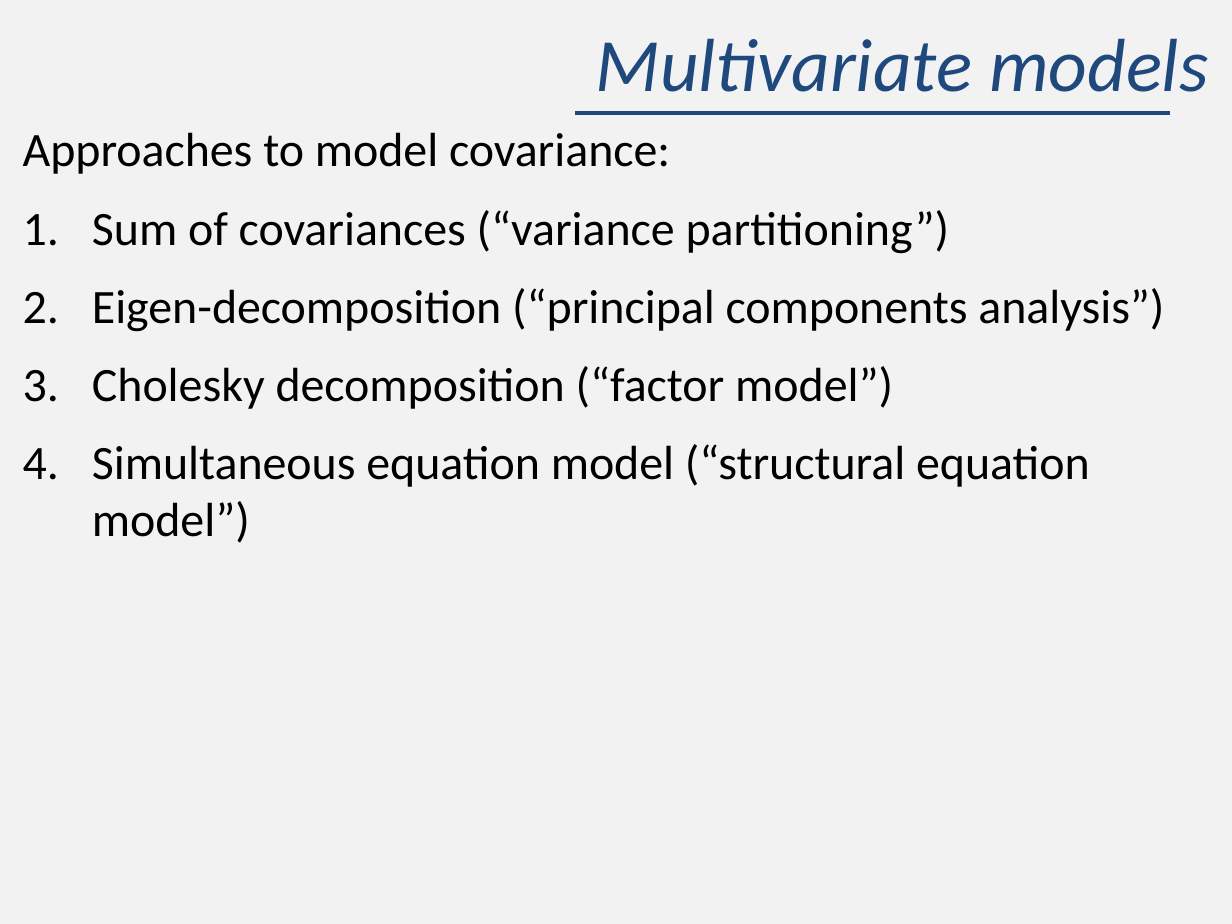
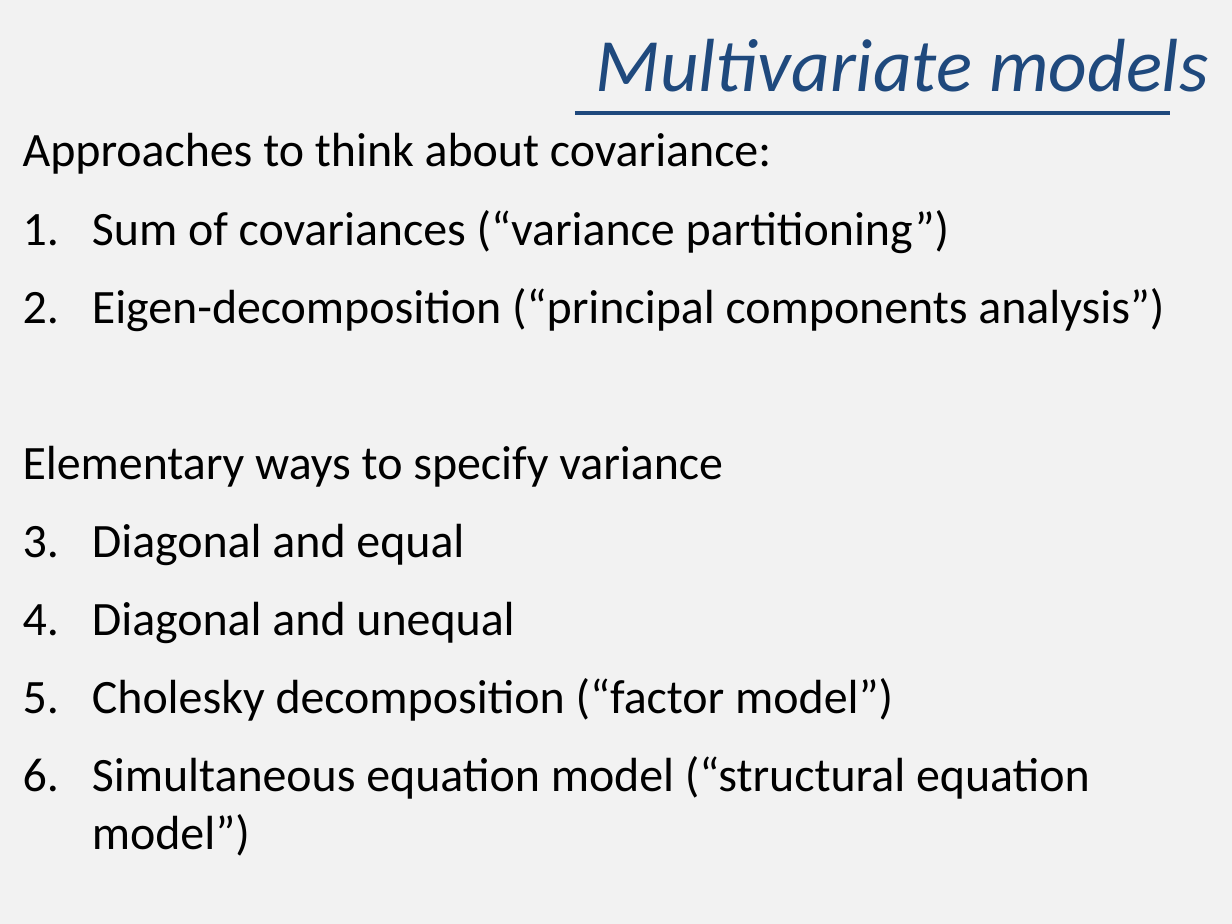
Before and after one commit to James-Thorson/2024_FSH556, a slide deck: slide 6 of Week 3/Lecture/Chap-4 -- Multivariate state-space model.pptx. Drawn at 1232x924 pixels with LibreOffice and Linux fonts; fonts in the diff are those of the drawing. Boxes give left, top, right and bottom in pixels: in the first picture for what was removed or moved away, otherwise in the second. Text is boxed around its words. In the diff, an @@ line names an element or a change of style, - is before the commit and + after.

Commit message:
add Lab "review" slides

```diff
--- a/Week 3/Lecture/Chap-4 -- Multivariate state-space model.pptx
+++ b/Week 3/Lecture/Chap-4 -- Multivariate state-space model.pptx
@@ text at (23,132,771,174): text changed @@
-Approaches to model covariance:
+Approaches to think about covariance:
@@ text at (23,445,723,644): paragraphs added @@
+Elementary ways to specify variance
+1. Diagonal and equal
+2. Diagonal and unequal
```
Also in this commit, not shown: 2 other files.
